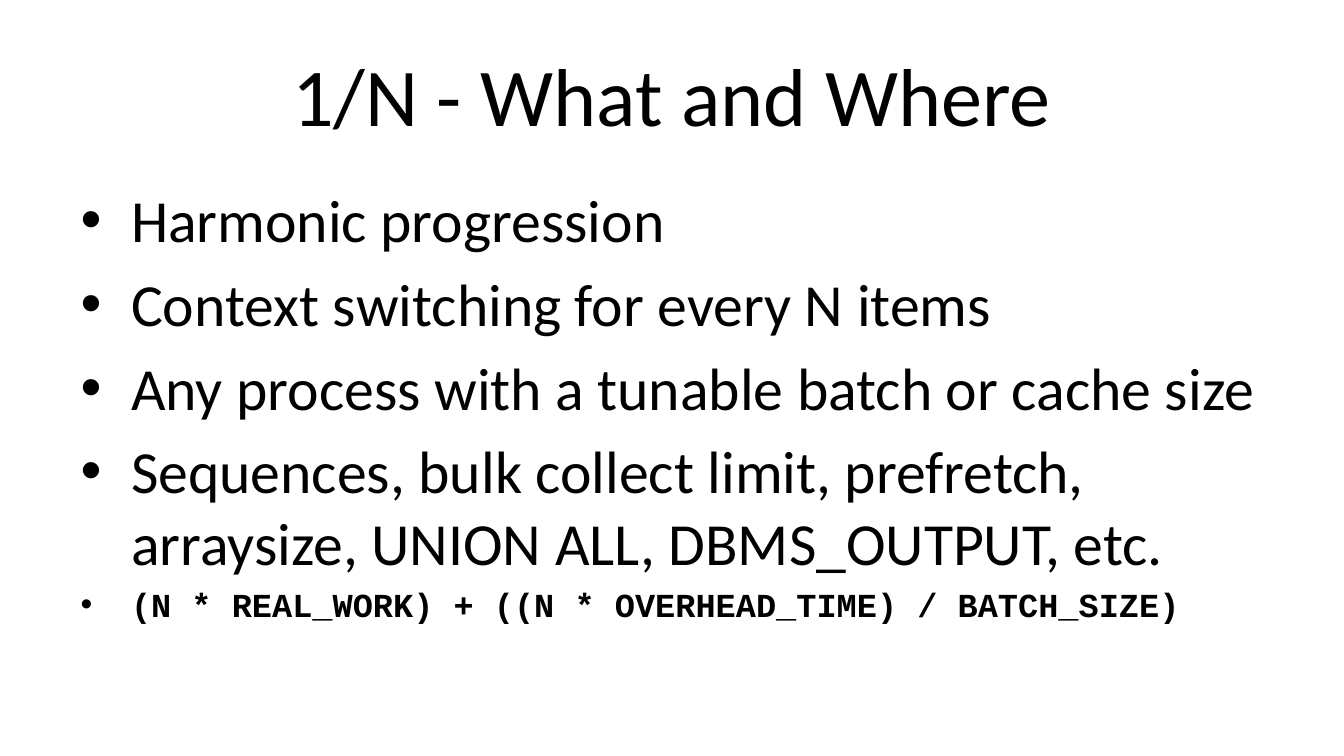
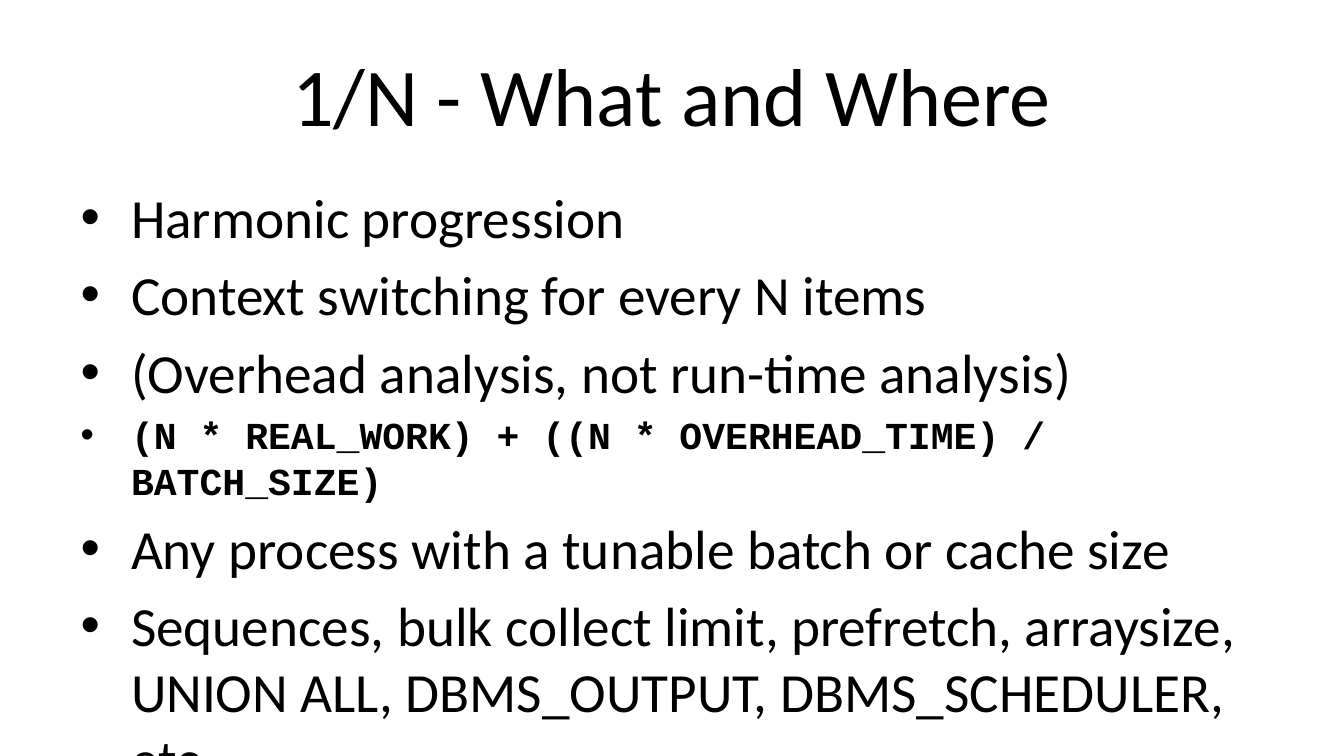
Before and after one commit to ProOracleSQL/space, a slide deck: slide 13 of examples/presentations/Practical Algorithm Analysis for Oracle Developers - Collaborate - 2019_281_Heller.pptx (slide 12 before the commit). Drawn at 1344x756 pixels with LibreOffice and Linux fonts; fonts in the diff are those of the drawing. Boxes give left, top, right and bottom in pixels: in the first picture for what was removed or moved away, otherwise in the second. Text is boxed around its words. In the diff, an @@ line names an element or a change of style, - is before the commit and + after.

```diff
--- a/examples/presentations/Practical Algorithm Analysis for Oracle Developers - Collaborate - 2019_281_Heller.pptx
+++ b/examples/presentations/Practical Algorithm Analysis for Oracle Developers - Collaborate - 2019_281_Heller.pptx
@@ text at [131, 200, 1169, 578]: size 32 to 29.6 pt in "Harmonic progression", "Context switching for every N items", "Any process with a tunable batch or ..." @@
@@ text at [131, 352, 1071, 503]: paragraphs added @@
+• (Overhead analysis, not run-time analysis)
+• (N * REAL_WORK) + ((N * OVERHEAD_TIME) / BATCH_SIZE)
@@ text at [131, 607, 1235, 720]: text changed; size 32 to 29.6 pt @@
-• Sequences, bulk collect limit, prefretch, arraysize, UNION ALL, DBMS_OUTPUT, etc.
-• (N * REAL_WORK) + ((N * OVERHEAD_TIME) / BATCH_SIZE)
+• Sequences, bulk collect limit, prefretch, arraysize, UNION ALL, DBMS_OUTPUT, DBMS_SCHEDULER, etc.
```
Also in this commit, not shown: 8 other slides changed, 2 slides added.
